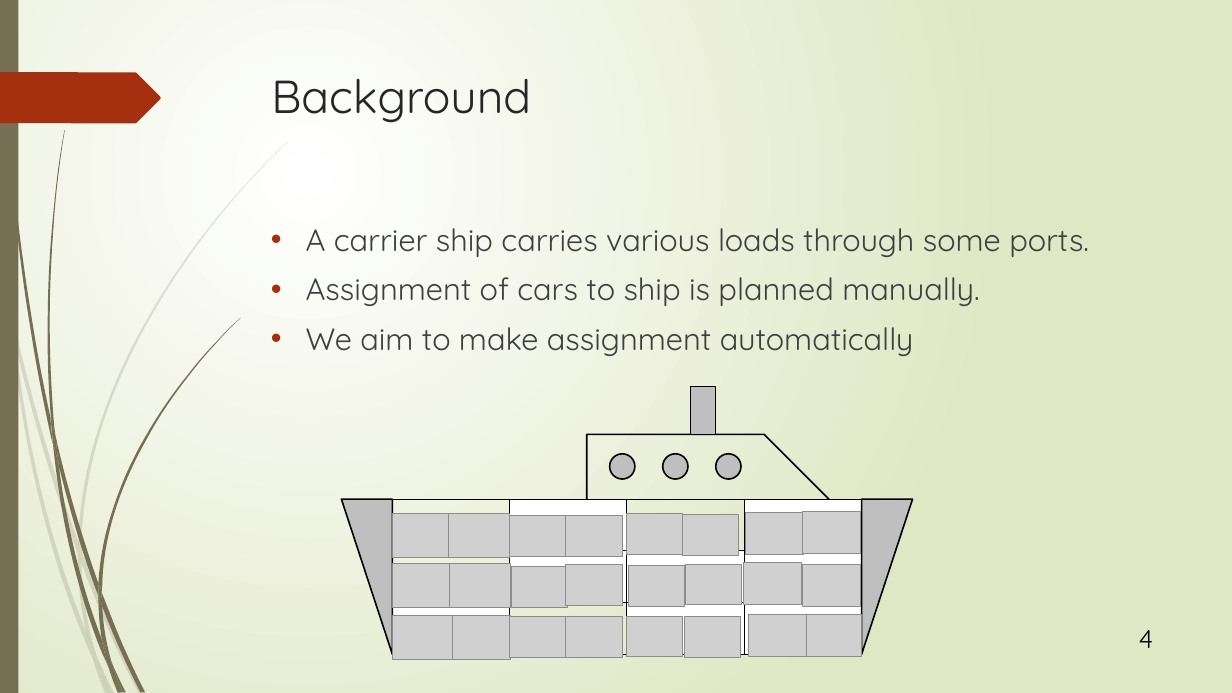
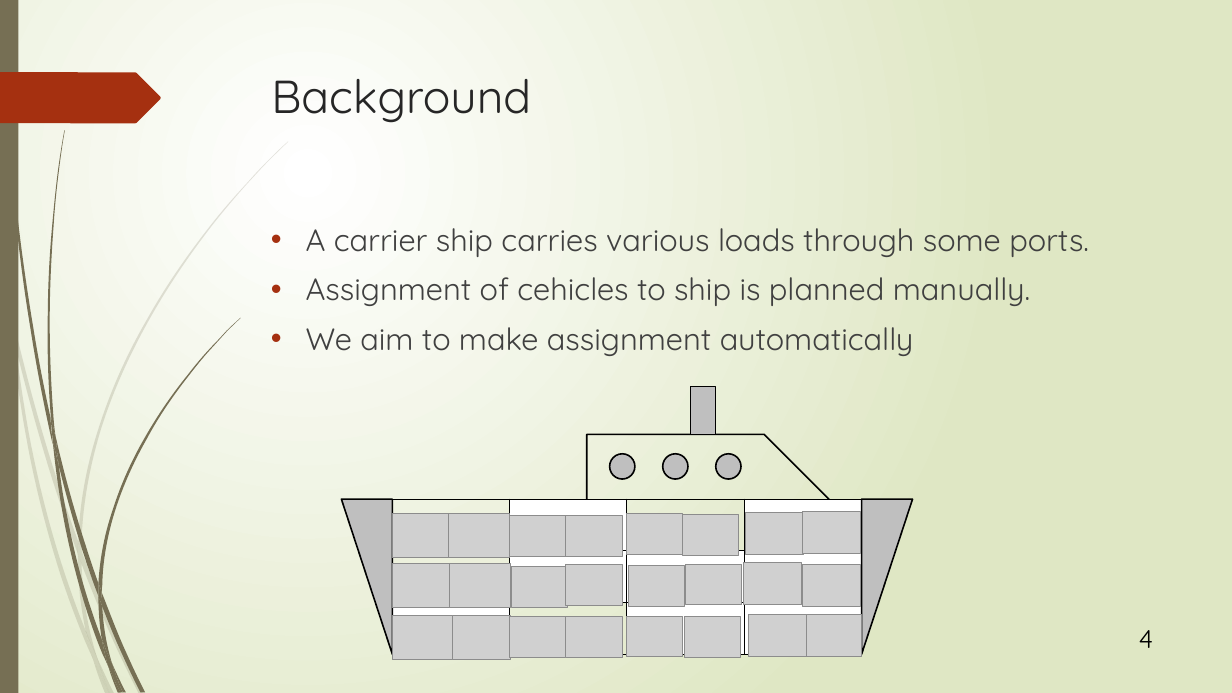
Before and after one commit to r-kurosu/kline_new, a slide deck: slide 4 of 竹田.pptx. Drawn at 1232x693 pixels with LibreOffice and Linux fonts; fonts in the diff are those of the drawing; grey boxes stand for pictures. Boxes give left, top, right and bottom in pixels: in the first picture for what was removed or moved away, otherwise in the second. Text is boxed around its words. In the diff, an @@ line names an element or a change of style, - is before the commit and + after.

```diff
--- a/竹田.pptx
+++ b/竹田.pptx
@@ text at [306,277,1030,306]: text changed @@
-• Assignment of cars to ship is planned manually.
+• Assignment of cehicles to ship is planned manually.
```
Also in this commit, not shown: 26 other slides changed.
